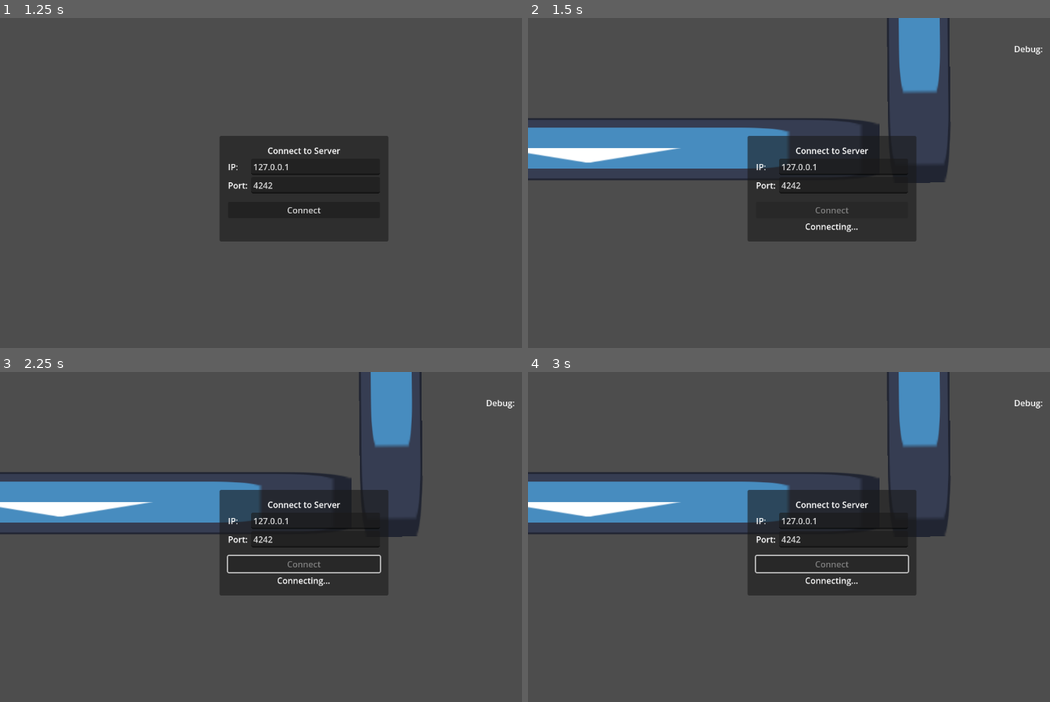
Above: before the commit, frames 1-4 (two rows, left to right).
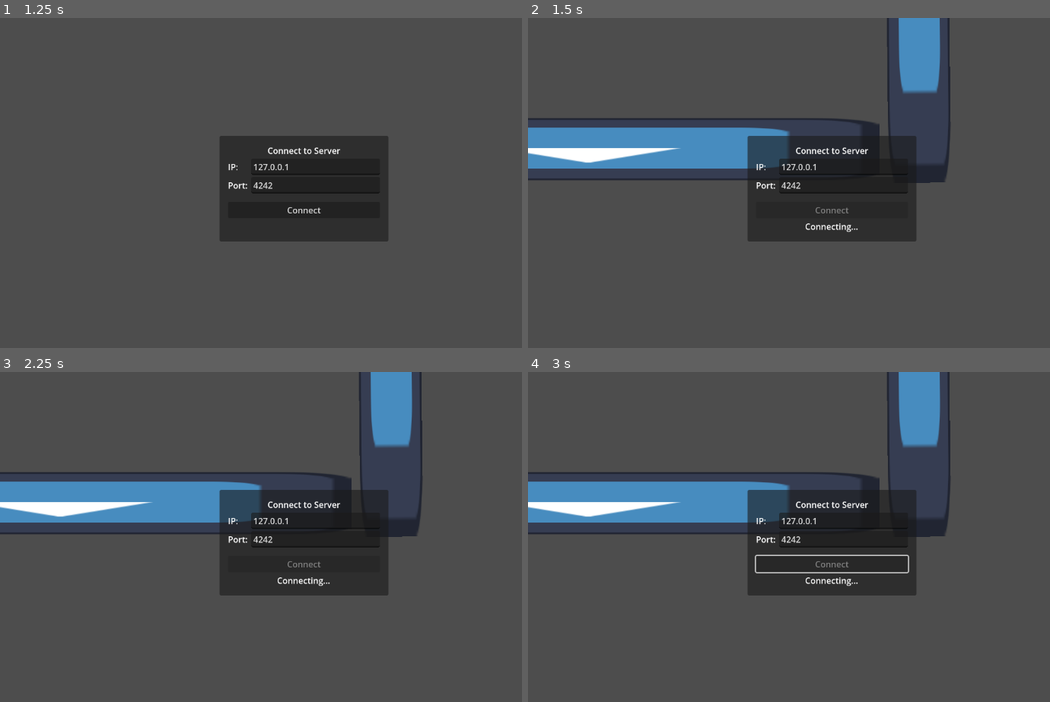
Above: after the commit, the same moments.

Repository: pavukach/tankio
Game: Godot game, scene res://global/connection.tscn
Same seed, same stepped clock (60 frames per second), same inputs: the game is played once before the commit and once after it. The engine's default icon, where the game draws it, is replaced by a stand-in: a white triangle on a blue panel in a dark square.
Inputs (mouse positions are in pixels of both pictures, inside the frame that each line leads up to):
- Up to frame 1 (1.25 s): tap Enter at 0.5 s; move the mouse to (438, 173) at 0.52 s; hold Right (player_right) from 0.53 s (still down); hold Right mouse button (player_ability) from 0.53 s (still down)
- Up to frame 2 (1.5 s): release Right (player_right) at 1.25 s; release Right mouse button (player_ability) at 1.25 s; click "Connect" at 1.25 s
- Up to frame 3 (2.25 s): move the mouse to (outside the picture) at 2.02 s; hold Down (player_backward) from 2.03 s (still down); click (outside the picture) at 2.1 s
- Up to frame 4 (3 s): move the mouse to (893, 467) at 2.77 s; release Down (player_backward) at 2.78 s; hold Right (player_right) from 2.78 s (still down); hold Right mouse button (player_ability) from 2.78 s (still down)

Frame 1 is identical in both runs. In frame 2, less than 0.1% of the frame differs, in the area x 93-99%, y 8-12%; in frame 3, 0.4%, in the area x 43-99%, y 8-62%; in frame 4, less than 0.1%.

Commit message:
Something

Diff:
--- a/global/game.tscn
+++ b/global/game.tscn
@@ -3,7 +3,6 @@
 [ext_resource type="Script" uid="uid://bm1snl1ok1217" path="res://global/game.gd" id="1_game"]
 [ext_resource type="PackedScene" uid="uid://b7vq8kw3mlxp2" path="res://entities/projectile/projectile.tscn" id="2_gsc3t"]
 [ext_resource type="Texture2D" uid="uid://bjtb0dbydgoit" path="res://icon.svg" id="4_do21b"]
-[ext_resource type="Script" uid="uid://cs5xp672qhwi5" path="res://multiplayer/client_text.gd" id="4_igirx"]
 [ext_resource type="Script" uid="uid://bea7xsh1jyg0n" path="res://entities/projectile/projectile_manager.gd" id="5_proj_mgr"]
 [ext_resource type="PackedScene" uid="uid://cvbujw6v37sbs" path="res://ui/player_ui.tscn" id="6_player_ui"]
 
@@ -87,19 +86,3 @@
 [node name="CollisionShape2D" type="CollisionShape2D" parent="World/Walls/Sprite2D5/StaticBody2D" unique_id=1646294139]
 position = Vector2(0.11600113, -2.157837)
 shape = SubResource("RectangleShape2D_pf48g")
-
-[node name="CanvasLayer" type="CanvasLayer" parent="." unique_id=708564277]
-
-[node name="DebugText" type="RichTextLabel" parent="CanvasLayer" unique_id=1234567890]
-anchors_preset = 1
-anchor_left = 1.0
-anchor_right = 1.0
-offset_left = -231.0
-offset_top = 47.0
-offset_right = -2.0
-offset_bottom = 480.0
-grow_horizontal = 0
-bbcode_enabled = true
-text = "Debug:"
-scroll_following = true
-script = ExtResource("4_igirx")
--- a/multiplayer/client_text.gd
+++ /dev/null
@@ -1,36 +0,0 @@
-class_name ClientText
-extends RichTextLabel
-
-static var instance: ClientText
-
-func _ready():
-	instance = self
-
-static func send_text(input: String, target_peer: int = 0):
-	if not instance:
-		print("instance null")
-		return
-	if not instance.multiplayer.is_server():
-		return
-	if target_peer == 0:
-		instance.rpc("receive_text", input)
-	else:
-		instance.rpc_id(target_peer, "receive_text", input)
-
-static func clear_text(target_peer: int = 0):
-	var empty_text = ""
-	if not instance.multiplayer.is_server():
-		return
-	if instance == null:
-		return
-	if target_peer == 0:
-		instance.rpc("receive_text", empty_text)
-	else:
-		instance.rpc_id(target_peer, "receive_text", empty_text)
-
-@rpc("reliable")
-func receive_text(input: String):
-	if input.is_empty():
-		clear()
-	else:
-		append_text(input + "\n")
Not shown, removed: multiplayer/client_text.gd.uid
